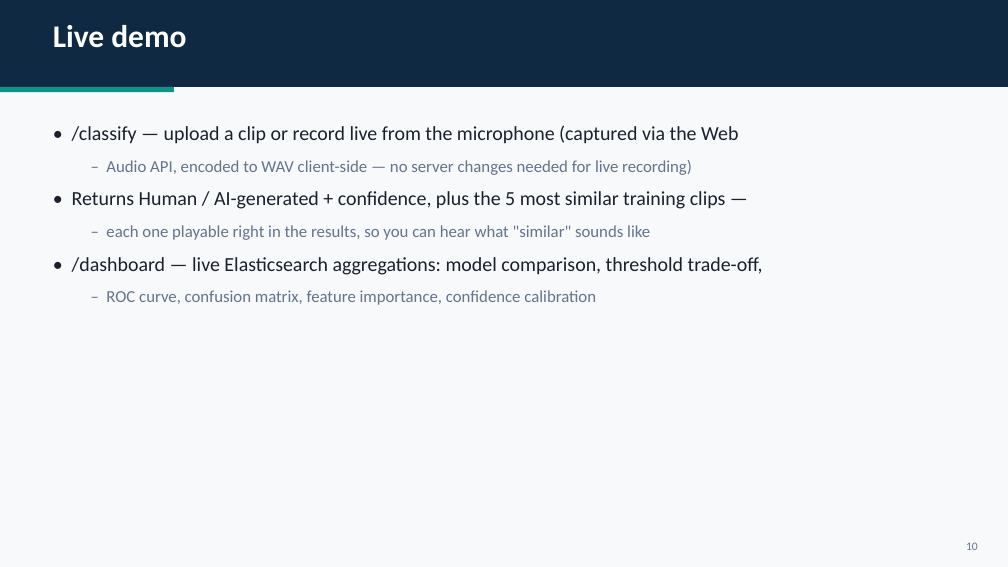
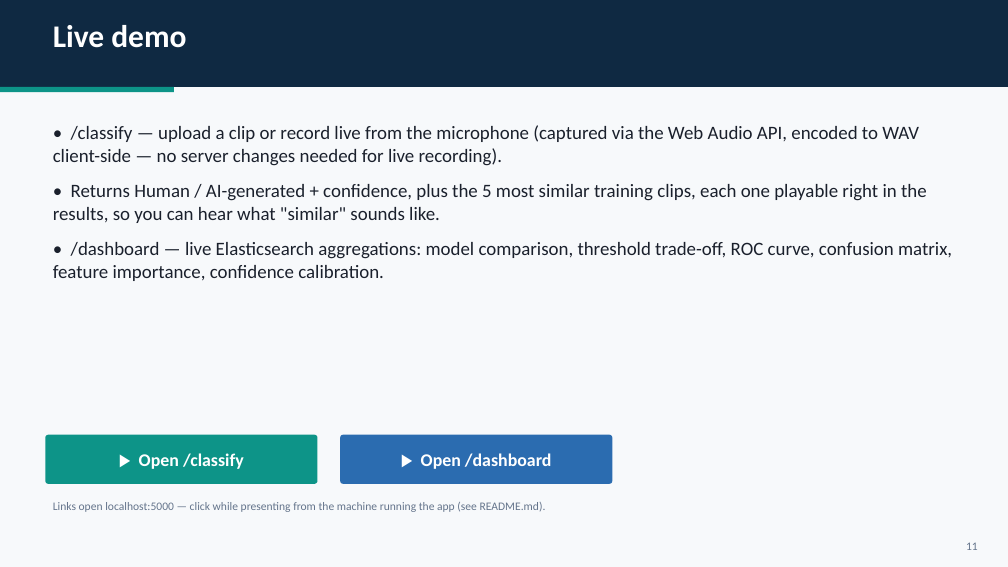
Before and after one commit to HadarBaum/asvspoof-voice-ai, a slide deck: slide 12 of docs/slides/slides.pptx (slide 11 before the commit). Drawn at 1008x567 pixels with LibreOffice and Linux fonts; fonts in the diff are those of the drawing. Boxes give left, top, right and bottom in pixels: in the first picture for what was removed or moved away, otherwise in the second. Text is boxed around its words. In the diff, an @@ line names an element or a change of style, - is before the commit and + after.

Commit message:
Fix bullet colorization bug, add clickable demo links, add EER explanation slide
- Fixed the real bug: add_bullets() was manually pre-wrapping long sentences
  by splitting them across two list entries and rendering the second half as
  a smaller, gray "sub-bullet" - so long points visually cut off mid-sentence
  with the tail end grayed out, for no actual hierarchical reason. Every
  slide's bullets are now single complete sentences in one consistent size
  and color; PowerPoint's own word-wrap (already enabled) handles long lines
  by wrapping onto a second line automatically - no manual splitting needed.

- Added a "How EER is calculated" slide (between the model-comparison and
  accuracy-paradox slides) walking through the actual algorithm: sweep every
  threshold, track false-acceptance vs. false-rejection rate, find where they
  cross - plus the real 4-line code snippet from train_classifier.py's
  compute_eer(), not a paraphrase.

- Added real clickable buttons (PowerPoint hyperlinks via click_action, not
  static images) on the Live Demo slide linking to localhost:5000/classify
  and /dashboard, plus one more on the closing slide linking to the demo
  root and a hyperlinked GitHub URL - actually openable in Slide Show mode
  when presenting from the machine running the app.

```diff
--- a/docs/slides/slides.pptx
+++ b/docs/slides/slides.pptx
@@ text at (53, 125, 952, 281): text changed; size 19 to 18 pt @@
-• /classify — upload a clip or record live from the microphone (captured via the Web
-  – Audio API, encoded to WAV client-side — no server changes needed for live recording)
-• Returns Human / AI-generated + confidence, plus the 5 most similar training clips —
-  – each one playable right in the results, so you can hear what "similar" sounds like
-• /dashboard — live Elasticsearch aggregations: model comparison, threshold trade-off,
-  – ROC curve, confusion matrix, feature importance, confidence calibration
+• /classify — upload a clip or record live from the microphone (captured via the Web Audio API, encoded to WAV client-side — no server changes needed for live recording).
+• Returns Human / AI-generated + confidence, plus the 5 most similar training clips, each one playable right in the results, so you can hear what "similar" sounds like.
+• /dashboard — live Elasticsearch aggregations: model comparison, threshold trade-off, ROC curve, confusion matrix, feature importance, confidence calibration.
@@ rounded rectangle added at (45, 435, 318, 484), fill #0D9488, 17 pt, text #FFFFFF, bold @@
+▶ Open /classify
@@ rounded rectangle added at (340, 435, 613, 484), fill #2B6CB0, 17 pt, text #FFFFFF, bold @@
+▶ Open /dashboard
@@ text added at (53, 502, 546, 512), 11 pt, text #64748B @@
+Links open localhost:5000 — click while presenting from the machine running the app (see README.md).
@@ text at (966, 542, 978, 550): text changed @@
-10
+11
```
Also in this commit, not shown: 11 other slides changed, 1 slide added, 1 other file.
